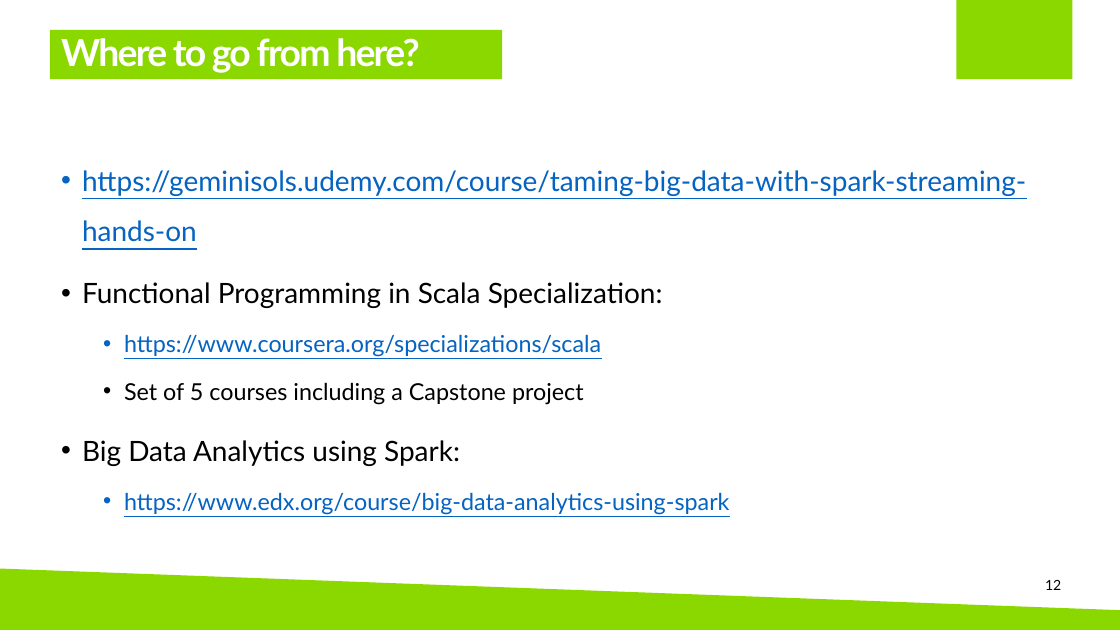
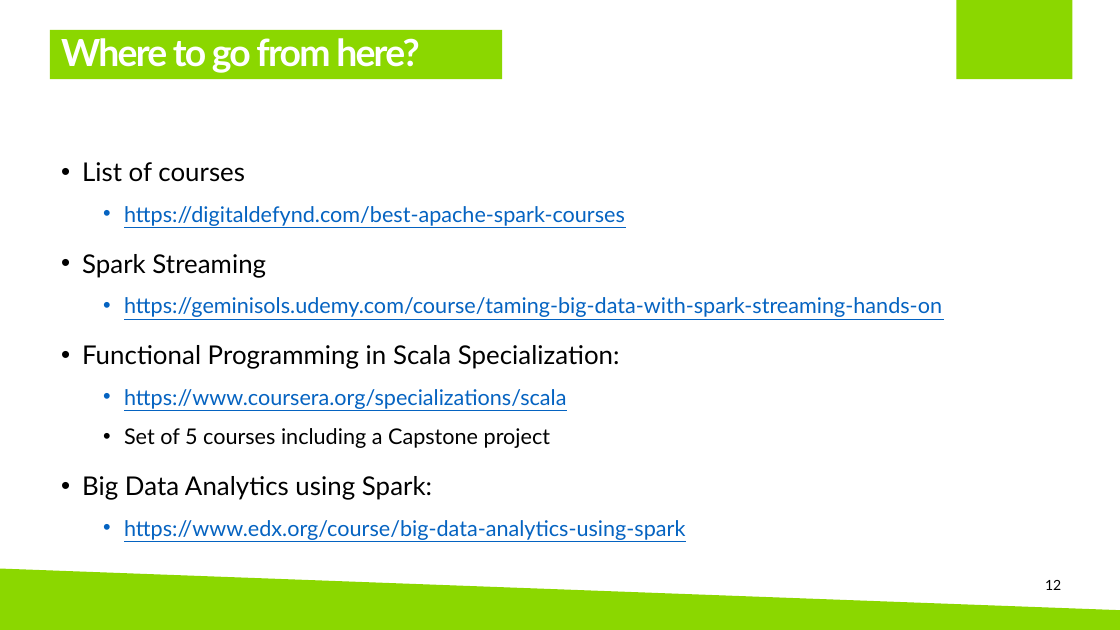
Before and after one commit to bogdannb/scala_spark_course, a slide deck: slide 12 of 4_Spark_Production/Spark_Production.pptx. Drawn at 1120x630 pixels with LibreOffice and Linux fonts; fonts in the diff are those of the drawing; background and template pictures are left out. Boxes give left, top, right and bottom in pixels: in the first picture for what was removed or moved away, otherwise in the second. Text is boxed around its words. In the diff, an @@ line names an element or a change of style, - is before the commit and + after.

```diff
--- a/4_Spark_Production/Spark_Production.pptx
+++ b/4_Spark_Production/Spark_Production.pptx
@@ text at box(82, 162, 625, 278): paragraphs added @@
+• List of courses
+  • https://digitaldefynd.com/best-apache-spark-courses
+• Spark Streaming
@@ text at box(82, 297, 942, 540): size 18 to 13.9 pt in "https://geminisols.udemy.com/course/taming-big-data-with-spa ..."; size 18 to 16.6 pt in "Functional Programming in Scala Specialization:", "Big Data Analytics using Spark:"; size 15 to 13.9 pt in "https://www.coursera.org/specializations/scala", "Set of 5 courses including a Capstone ...", "https://www.edx.org/course/big-data-analytics-using-spark"; list level 1 to 2 in "https://geminisols.udemy.com/course/taming-big-data-with-spa ..."; line spacing 1.5 to 1.3 @@
```
Also in this commit, not shown: 1 other slide changed.
